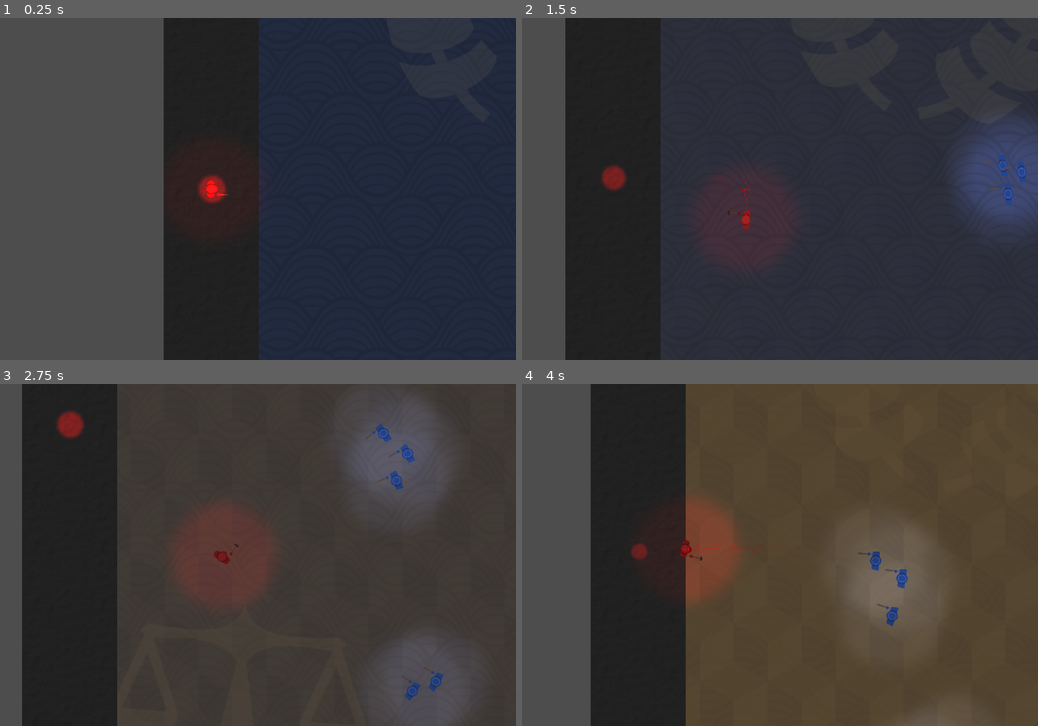
Above: before the commit, frames 1-4 (two rows, left to right).
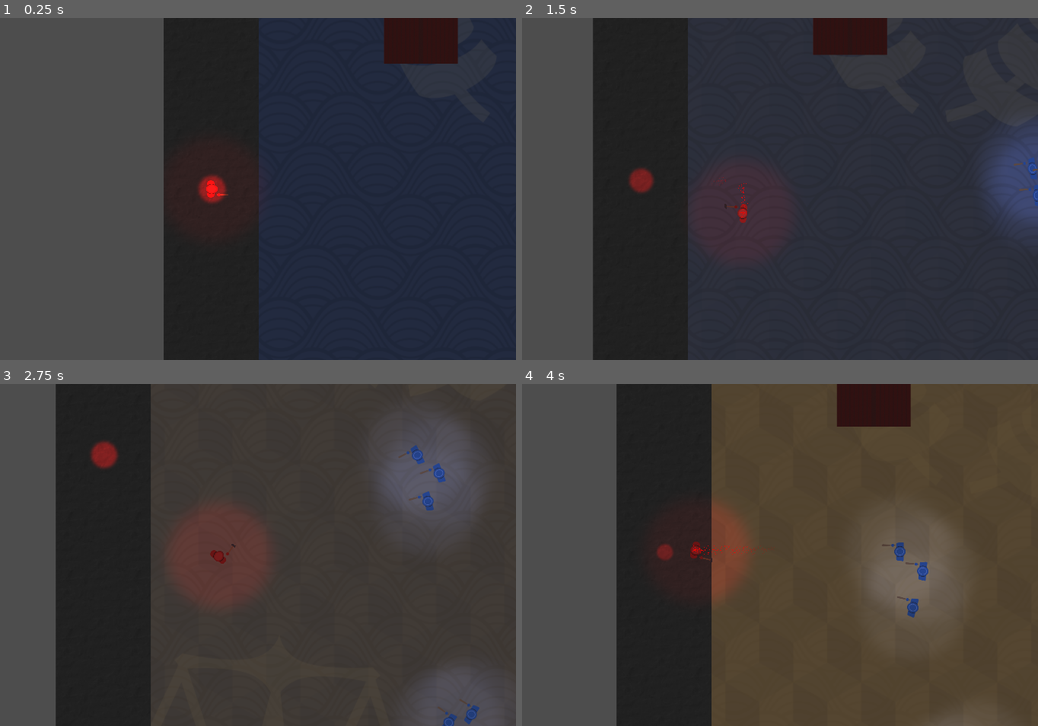
Above: after the commit, the same moments.

Repository: Ianvvtz/projectscabfall
Game: Godot game, scene res://scenes/main.tscn
Two runs of this game, one before a commit and one after it. Both use one fixed random seed, a clock stepped at 60 frames per second and the inputs below.
Inputs (mouse positions are in pixels of both pictures, inside the frame that each line leads up to):
- Up to frame 1 (0.25 s): no input
- Up to frame 2 (1.5 s): tap Enter at 0.5 s; move the mouse to (867, 171) at 0.52 s; hold D (move_right) 0.53-1.28 s; tap Space (dodge) at 0.6, 1.35 s; move the mouse to (614, 206) at 1.27 s; hold S (move_down) from 1.28 s (still down)
- Up to frame 3 (2.75 s): move the mouse to (273, 479) at 2.02 s; release S (move_down) at 2.03 s; hold D (move_right) from 2.03 s (still down); click (273, 479) at 2.1 s; tap Space (dodge) at 2.3 s
- Up to frame 4 (4 s): move the mouse to (702, 623) at 2.77 s; release D (move_right) at 2.78 s; hold W (move_up) 2.78-3.53 s; tap Shift (sprint) at 2.85 s; tap Space (dodge) at 3.05, 3.6 s; move the mouse to (914, 606) at 3.52 s; hold A (move_left) from 3.53 s (still down)

The runs differ from the first frame. In frame 1, 1.9% of the frame differs, in the area x 74-89%, y 0-14%; in frame 2, 13%; in frame 3, 19%, in the area x 4-98%, y 0-100%; in frame 4, 13%.

Commit message:
Added first building, a house.

Diff:
--- /dev/null
+++ b/scenes/buildings/house_1.tscn
@@ -0,0 +1,24 @@
+[gd_scene load_steps=4 format=3 uid="uid://c6a5ho0yoe6w7"]
+
+[ext_resource type="Texture2D" uid="uid://il3f48jwhtst" path="res://assets/images/buildings/house 1.png" id="1_bh5qx"]
+
+[sub_resource type="RectangleShape2D" id="RectangleShape2D_ghgk3"]
+size = Vector2(112, 253)
+
+[sub_resource type="RectangleShape2D" id="RectangleShape2D_bh5qx"]
+size = Vector2(64, 103)
+
+[node name="StaticBody2D" type="StaticBody2D"]
+collision_mask = 6
+
+[node name="Sprite2D" type="Sprite2D" parent="."]
+scale = Vector2(0.3, 0.3)
+texture = ExtResource("1_bh5qx")
+
+[node name="CollisionShape2D" type="CollisionShape2D" parent="."]
+position = Vector2(32, -0.5)
+shape = SubResource("RectangleShape2D_ghgk3")
+
+[node name="CollisionShape2D2" type="CollisionShape2D" parent="."]
+position = Vector2(-56, -75.5)
+shape = SubResource("RectangleShape2D_bh5qx")
--- a/scenes/main.tscn
+++ b/scenes/main.tscn
@@ -1,10 +1,11 @@
-[gd_scene load_steps=7 format=3 uid="uid://hdv3jrgdaea5"]
+[gd_scene load_steps=8 format=3 uid="uid://hdv3jrgdaea5"]
 
 [ext_resource type="Script" uid="uid://b81ynqhvb6j1m" path="res://scripts/session_manager.gd" id="1_jyhfs"]
 [ext_resource type="PackedScene" uid="uid://ci70q6cnnrjtl" path="res://scenes/district.tscn" id="1_sugp2"]
 [ext_resource type="PackedScene" uid="uid://5rnun75286p7" path="res://scenes/player.tscn" id="2_0wfyh"]
 [ext_resource type="Texture2D" uid="uid://ba7dosfds85xk" path="res://assets/images/districts/district border.png" id="2_jyhfs"]
 [ext_resource type="Script" uid="uid://bw31qrs22kill" path="res://scripts/checkpoint.gd" id="4_o6xl0"]
+[ext_resource type="PackedScene" uid="uid://c6a5ho0yoe6w7" path="res://scenes/buildings/house_1.tscn" id="4_tipki"]
 [ext_resource type="Texture2D" uid="uid://hqcjkg7dp0o3" path="res://assets/images/lightsource1.png" id="5_tbgi4"]
 
 [node name="Main" type="Node2D"]
@@ -55,6 +56,11 @@
 [node name="SpawnLocation4" type="Marker2D" parent="Districts" groups=["respawn_location"]]
 position = Vector2(6643, 0)
 
+[node name="Buildings" type="Node2D" parent="Districts"]
+
+[node name="StaticBody2D" parent="Districts/Buildings" instance=ExtResource("4_tipki")]
+position = Vector2(-1025, -327)
+
 [node name="Checkpoint" type="Node2D" parent="."]
 position = Vector2(-1323, 0)
 script = ExtResource("4_o6xl0")
--- a/scenes/player.tscn
+++ b/scenes/player.tscn
@@ -388,12 +388,12 @@
 
 [node name="Player" type="CharacterBody2D" groups=["player"]]
 collision_layer = 4
-collision_mask = 2
+collision_mask = 3
 motion_mode = 1
 script = ExtResource("1_3vyb7")
-speed = 120.0
+speed = 80.0
 sprint_multiplier = 1.5
-dodge_distance = 150.0
+dodge_distance = 120.0
 dodge_duration = 0.3
 attack_cooldown = 0.4
 
--- /dev/null
+++ b/scenes/test_district.tscn
@@ -0,0 +1,9 @@
+[gd_scene load_steps=2 format=3 uid="uid://cxsfov3w6kvyv"]
+
+[sub_resource type="RectangleShape2D" id="RectangleShape2D_o70mr"]
+size = Vector2(2500, 1500)
+
+[node name="District" type="Area2D"]
+
+[node name="CollisionShape2D" type="CollisionShape2D" parent="."]
+shape = SubResource("RectangleShape2D_o70mr")
--- a/scripts/player.gd
+++ b/scripts/player.gd
@@ -167,7 +167,7 @@
 	print("Player got hit")
 	weapon_holder.get_child(0).set_active(false)
 	apply_screen_shake()
-	hit_stop(0.1, 0.15)
+	hit_stop(0.1, 0.2)
 	state = PlayerState.DEAD
 
 
Binary file added: assets/images/buildings/house 1.png
Not shown, added: assets/images/buildings/house 1.png.import
